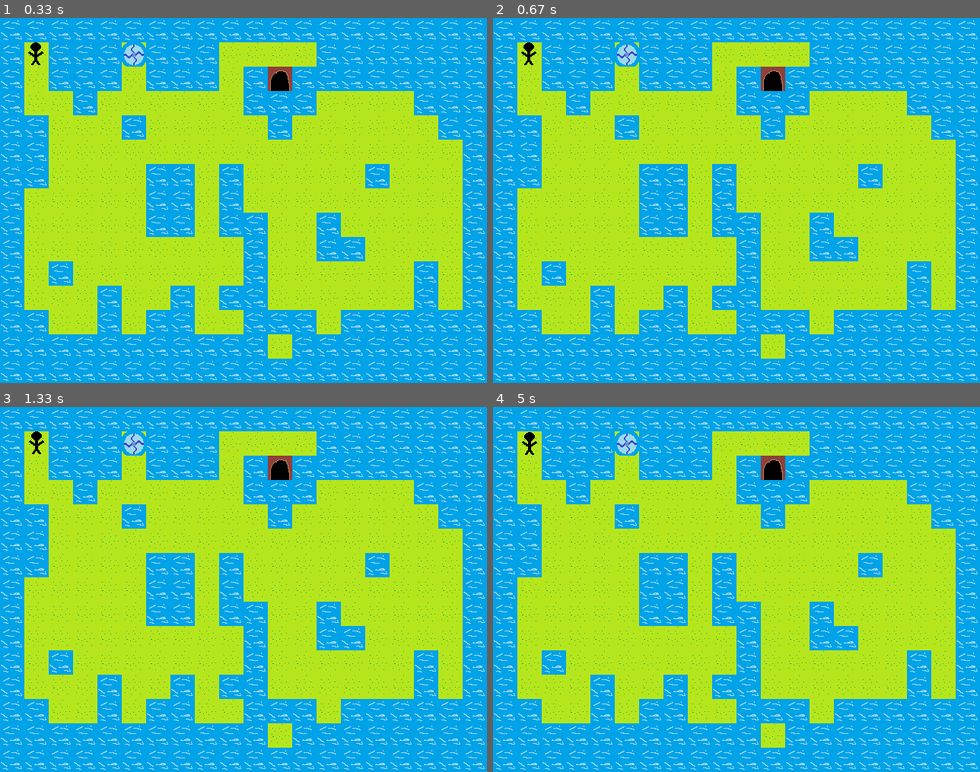
Above: before the commit, frames 1-4 (two rows, left to right).
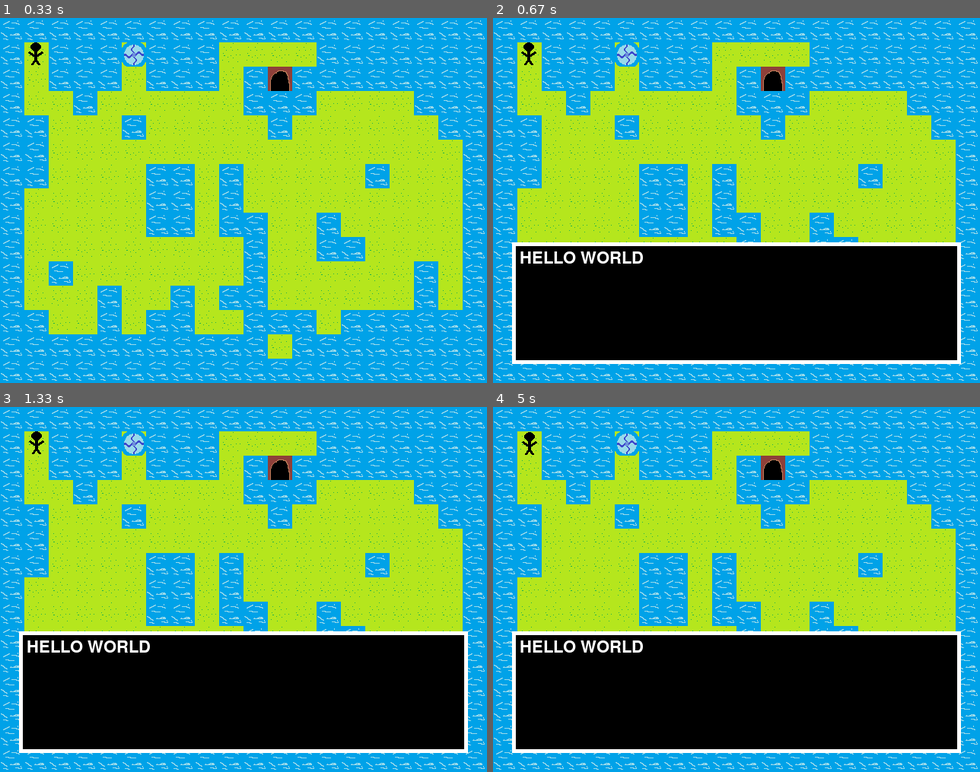
Above: after the commit, the same moments.

Repository: YahiroRyo/iot_game
Game: pygame game, started from main.py
Same seed, same stepped clock (60 frames per second), same inputs: the game is played once before the commit and once after it.
Inputs:
- Up to frame 1 (0.33 s): no input
- Up to frame 2 (0.67 s): hold M from 0.33 s (still down); hold Right from 0.33 s (still down)
- Up to frame 3 (1.33 s): release M at 0.8 s; release Right at 0.8 s; hold Right 0.83-1.3 s
- Up to frame 4 (5 s): hold Up 1.33-1.8 s; hold Left 2.33-2.87 s; hold Down 2.9-3.2 s; hold Right 4.07-4.7 s; hold Down from 4.73 s (still down)

Frame 1 is identical in both runs. In frame 2, 31% of the frame differs, in the area x 3-97%, y 61-95%; in frame 3, 31%; in frame 4, 31%.

Commit message:
メッセージウィンドウ作成

Diff:
--- /dev/null
+++ b/message.py
@@ -0,0 +1,23 @@
+from pygame.surface import Surface
+from window import Window
+import scene
+
+class Message(Window):
+    msg = ""
+
+    def __init__(self, msg: str) -> None:
+        super().__init__()
+        self.msg = msg
+
+    def draw(self, screen: Surface):
+        self._draw(
+            screen,
+            scene.SW - 50,
+            scene.SH / 3,
+            25,
+            scene.SH - scene.SH / 3 - 25
+        )
+        self._draw_str(screen, self.msg)
+
+    def event(self):
+        pass
--- a/scene.py
+++ b/scene.py
@@ -6,6 +6,7 @@
 from map import Map
 import sys
 import mapimgdata
+from message import Message
 
 # 画面サイズ WIDTH
 SW = 640 if len(sys.argv) == 1 else int(sys.argv[1])
@@ -27,6 +28,7 @@
     scenes: list = []
     current_scene = 0
     _win_title: str = ""
+    _messages: list = []
 
     def __init__(self, window_title: str = "GAME") -> None:
         self._win_title = window_title
@@ -47,7 +49,11 @@
             player.proc(self.scenes[self.current_scene].map, self.scenes[self.current_scene], self)
             self.scenes[self.current_scene].map.draw(screen)
             player.draw(self.scenes[self.current_scene].map, screen)
+            for msg in self._messages:
+                msg.draw(screen)
+                msg.event()
             pygame.display.update()
+
             for event in pygame.event.get():
                 # 終了用のイベント処理
                 if event.type == QUIT:          # 閉じるボタンが押されたとき
@@ -57,3 +63,6 @@
                     if event.key == K_ESCAPE:   # Escキーが押されたとき
                         pygame.quit()
                         sys.exit()
+                    if event.key == K_m:
+                        message = Message("HELLO WORLD")
+                        self._messages.append(message)
--- /dev/null
+++ b/window.py
@@ -0,0 +1,24 @@
+from pygame.surface import Surface
+import pygame
+
+WHITE = (255, 255, 255)
+BLACK = (0, 0, 0)
+
+class Window:
+    _w = 0
+    _h = 0
+    _x = 0
+    _y = 0
+
+    def _draw(self, screen: Surface, width: int, height: int, x: int, y: int):
+        pygame.draw.rect(screen, WHITE, (x, y, width, height), 5)
+        pygame.draw.rect(screen, BLACK, (x + 5, y + 5, width - 10, height - 10))
+        self._w = width
+        self._h = height
+        self._x = x
+        self._y = y
+
+    def _draw_str(self, screen: Surface, string: str, color = WHITE, font_size: int = 32):
+        font = pygame.font.SysFont(None, font_size)
+        text = font.render(string, True, color)
+        screen.blit(text, (self._x + 10, self._y + 10))
